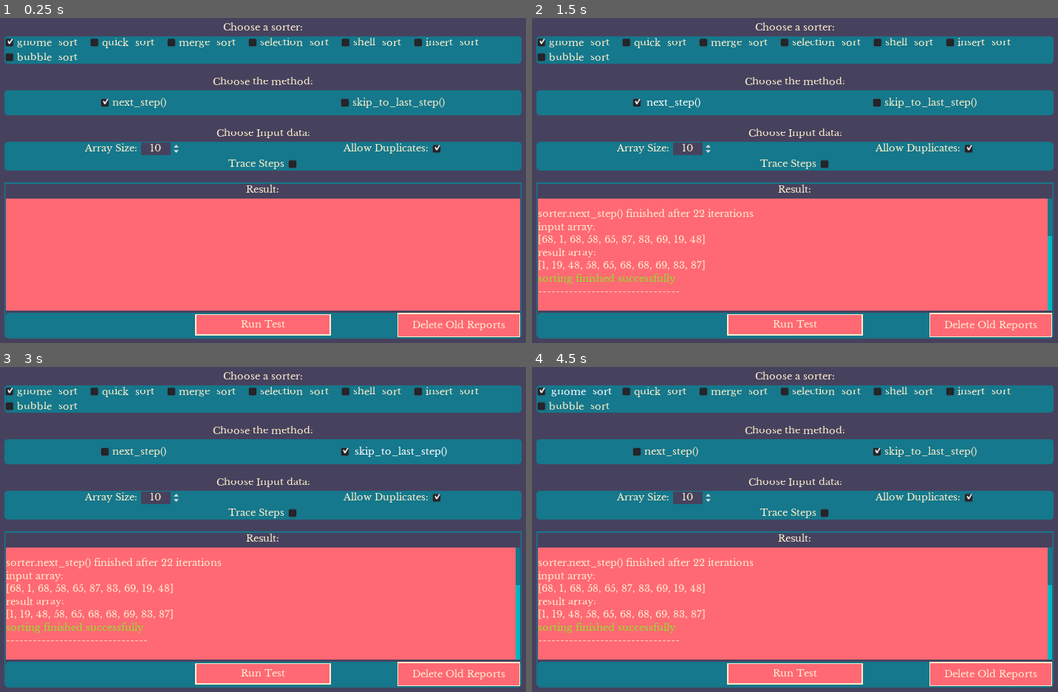
Above: before the commit, frames 1-4 (two rows, left to right).
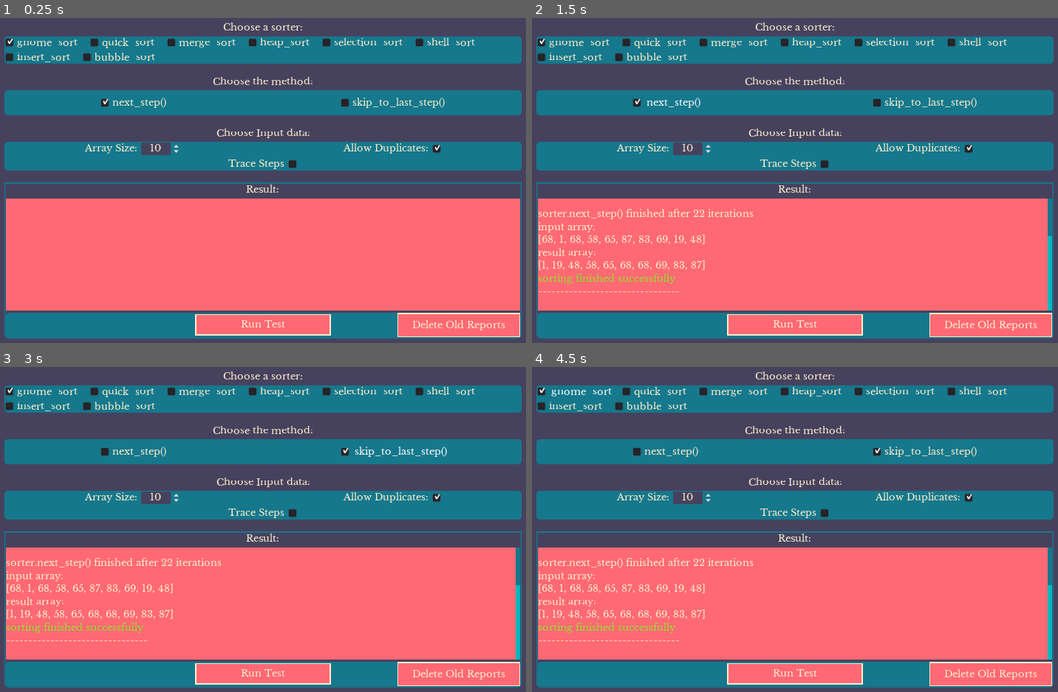
Above: after the commit, the same moments.

Repository: DissonantVoid/Godot-Sort-Visualizer
Game: Godot game, scene res://scenes/tests/algorithm_checker.tscn
The game is run twice, just before and just after one commit, with the same random seed, the same clock (stepped at 60 frames per second) and the same inputs. This scene is started directly instead of the project's main scene.
Inputs:
- Up to frame 1 (0.25 s): no input
- Up to frame 2 (1.5 s): click "Run Test" at 0.5 s; click "next_step()" at 1.25 s
- Up to frame 3 (3 s): click "next_step()" at 2 s; click "skip_to_last_step()" at 2.75 s
- Up to frame 4 (4.5 s): click "skip_to_last_step()" at 3.5 s; click "gnome_sort" at 4.25 s

The runs differ from the first frame. In frame 1, 0.7% of the frame differs, in the area x 3-92%, y 6-14%; in frame 2, 0.7%; in frame 3, 0.7%; in frame 4, 0.7%.

Commit message:
implemented heap sort

Diff:
--- /dev/null
+++ b/scenes/objects/sorters/sorter_heap_sort.gd
@@ -0,0 +1,118 @@
+extends "res://scenes/objects/sorters/sorter.gd"
+
+# https://en.wikipedia.org/wiki/Heapsort
+# similar to selection sort, we split the array virtualy into a
+# sorted and not sorted halves, each step we take the smallest value
+# in the unsorted half and move it ...
+# but instead of linearly iterating over the unsorted half, we use a heap
+# data structure
+#
+# time complexity: O(N LOG N)
+
+var _index : int
+var _heap_arr : Array
+
+
+# override
+func setup(data_size : int, priority_callback : FuncRef):
+	.setup(data_size, priority_callback)
+
+	_index = 0
+
+	_heap_arr.clear()
+	_heap_arr.resize(_data_size)
+	for i in _data_size: _heap_arr[i] = i
+	_heapify(_heap_arr)
+
+# override
+func next_step() -> Dictionary:
+	if _index == _data_size: return {"done":true}
+
+	# TODO: this syncs _heap_arr with the visualizer data but it's ugly and dumb,
+	#       it's also no technicaly a heap-sort because we re-heapify the array each time
+	#       I tried some other solutions with no success
+	#       I'm tired of staring at the screen for so long without any progress
+	#       I shall try again later!
+	#       thank goodness I only have 2 more algorithms left, can't wait
+	#       to be done with this pain of a project
+	_heap_arr.clear()
+	for i in range(_index, _data_size): _heap_arr.append(i)
+	_heapify(_heap_arr)
+
+	var smallest_idx : int = _h_pop_root(_heap_arr)
+	_index += 1
+
+	if smallest_idx == _index-1:
+		return next_step()
+	else:
+		return {"done":false, "action":SortAction.switch, "indexes":[_index-1, smallest_idx]}
+
+# override
+func skip_to_last_step() -> Array:
+	var indexes : Array
+	indexes.resize(_data_size)
+	for i in _data_size: indexes[i] = i
+	_heapify(indexes)
+
+	var sorted_arr : Array
+	sorted_arr.resize(_data_size)
+	for i in sorted_arr.size():
+		sorted_arr[i] = _h_pop_root(indexes)
+
+	return sorted_arr
+
+func _heapify(arr : Array):
+	# NOTE: this is a min-heap implementation, meaning the root is the smallest value
+	# start from the middle, because the middle point is guaranteed to be the last non-leaf node
+	for i in range((arr.size()/2)-1, -1, -1):
+		_h_sift_down(arr, i)
+
+func _h_pop_root(arr : Array) -> int:
+	var root_idx : int = arr[0]
+
+	# swap root with last element, then descend new root down the tree untill it's in the right spot
+	Utility.swap(arr, 0, arr.size()-1)
+	# delete previous root
+	arr.remove(arr.size()-1)
+	_h_sift_down(arr, 0)
+
+	return root_idx
+
+func _h_sift_down(arr : Array, index : int): # no I didn't loose my teeth, it's sift not shift
+	# ascend the tree untill parent is smaller or we're root
+	# NOTE: it is common when implementing a heap sort to not actually use a binary tree object
+	#       instead we simply use an array, we can then traverse the array as if it was a tree
+	#       for example to find the parent of an index we can do (index - 1) / 2
+	#       and to find the left child (as we do bellow) we can do index * 2 + 1 and so on
+	var left_child : int
+	var right_child : int
+	while true:
+		left_child = index * 2 + 1
+		if left_child >= arr.size(): left_child = -1
+
+		right_child = index * 2 + 2
+		if right_child >= arr.size(): right_child = -1
+
+		# find the smallest child if any
+		var smallest_idx : int
+		if left_child == -1 && right_child == -1:
+			break
+		elif left_child == -1:
+			smallest_idx = right_child
+		elif right_child == -1:
+			smallest_idx = left_child
+		else:
+			if _priority_callback.call_func(arr[right_child], arr[left_child]):
+				smallest_idx = left_child
+			else:
+				smallest_idx = right_child
+
+		# swap with the smallest child
+
+		if (_priority_callback.call_func(arr[index], arr[smallest_idx])):
+			Utility.swap(arr, index, smallest_idx)
+			index = smallest_idx
+			continue
+
+		# if we reach this, both children are bigger
+		break
--- a/scenes/objects/sorters/sorter_selection_sort.gd
+++ b/scenes/objects/sorters/sorter_selection_sort.gd
@@ -17,7 +17,7 @@
 
 # override
 func next_step() -> Dictionary:
-	if _index == _data_size-1: return {"done":true}
+	if _index == _data_size: return {"done":true}
 
 	var smallest_idx : int = _index
 	for j in range(_index+1, _data_size):
@@ -25,7 +25,8 @@
 				smallest_idx = j
 
 	_index += 1
-	if smallest_idx == _index-1: return next_step()
+	if smallest_idx == _index-1:
+		return next_step()
 	else:
 		return {"done":false, "action":SortAction.switch, "indexes":[_index-1, smallest_idx]}
 
--- a/scenes/tests/algorithm_checker.gd
+++ b/scenes/tests/algorithm_checker.gd
@@ -1,4 +1,9 @@
 extends MarginContainer
+
+# TODO: add button "run untill error", which keeps running the current operation
+#       repeatedly untill an error occurs
+
+# TODO: after running tests multiple times with failure show a button called "cry"
 
 onready var _sorters_container : HFlowContainer = $MarginContainer/VBoxContainer/Sorter/Algorithms/Options
 onready var _methods_container : HBoxContainer = $MarginContainer/VBoxContainer/Method/PanelContainer/Method
@@ -16,8 +21,9 @@
 var _current_input : Array
 var _prev_report_end_idx_cache : int = -1
 
+const _good_color : String = "#92e229"
+const _warn_color : String = "#c9c14b"
 const _bad_color : String = "#a21515"
-const _good_color : String = "#92e229"
 
 
 func _ready():
@@ -131,6 +137,13 @@
 					has_errors = true
 					break
 
+				if result["indexes"][0] == result["indexes"][1]:
+					_print_console(
+						"sorter.next_step() 'indexes' both values are the same," +
+						"this is pointless and can cause issues with some visualizers",
+						 _warn_color
+					)
+
 				if result["action"] == Sorter.SortAction.switch:
 					Utility.swap(_current_input, result["indexes"][0], result["indexes"][1])
 				elif result["action"] == Sorter.SortAction.move:
